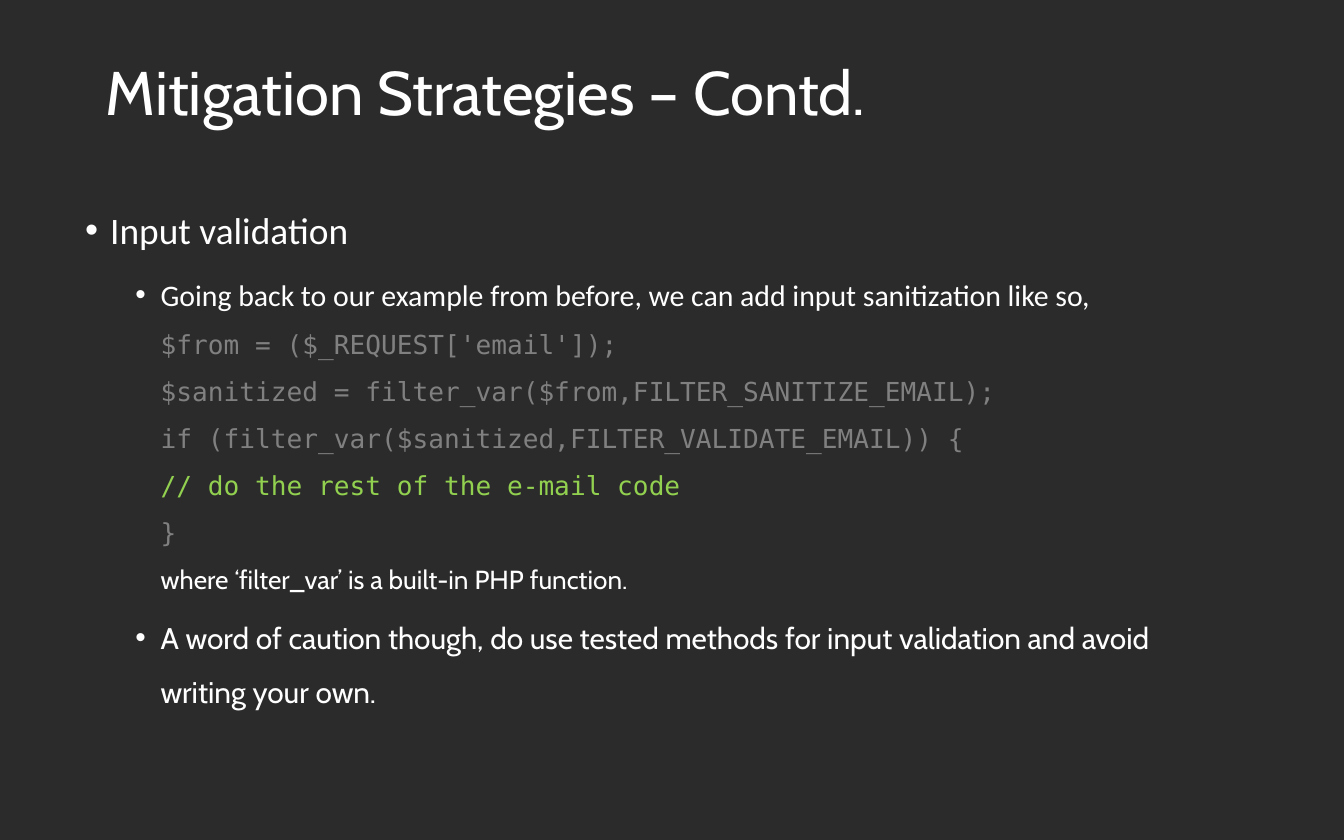
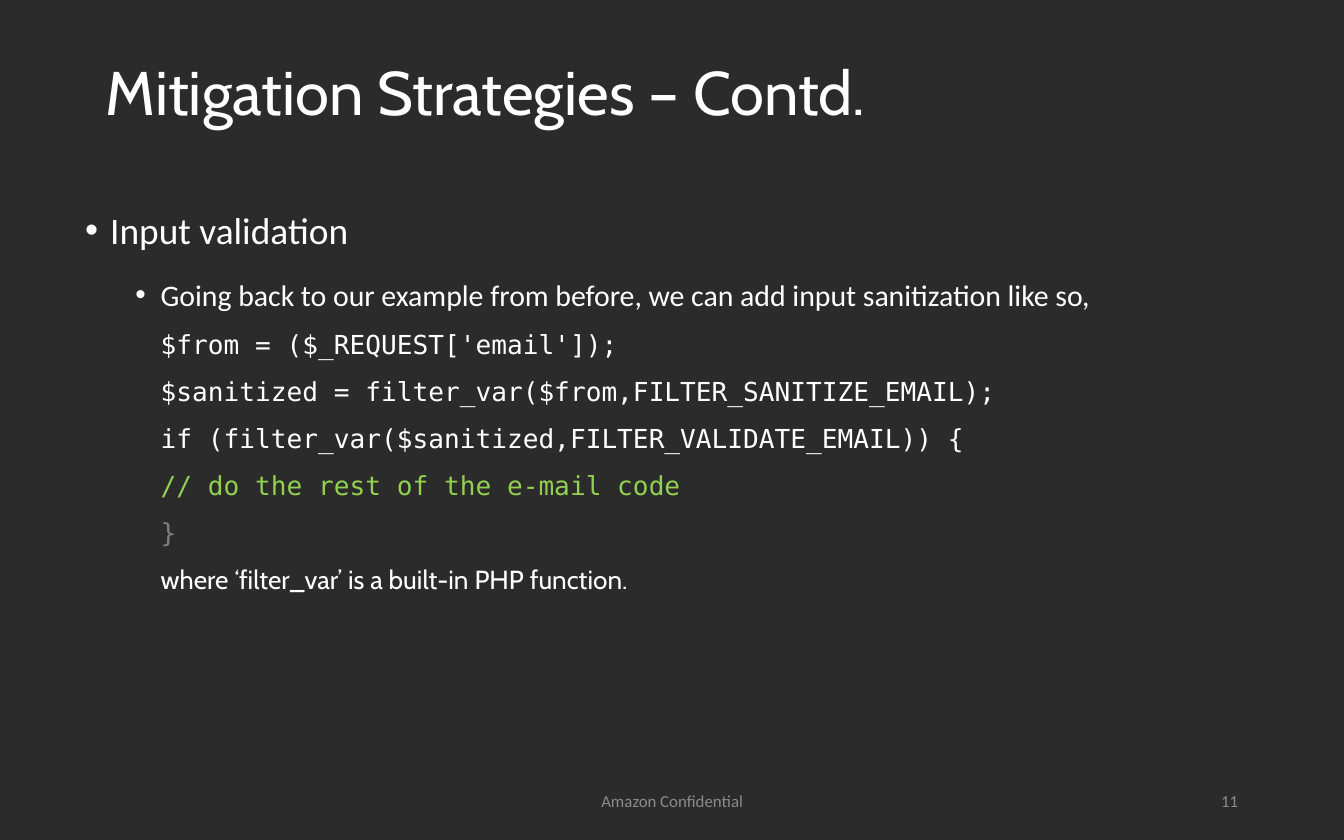
Before and after one commit to TDA/Zoncon, a slide deck: slide 11 of Zoncon-2017-Sai-Pc-ZCSlides.pptx (slide 17 before the commit). Drawn at 1344x840 pixels with LibreOffice and Linux fonts; fonts in the diff are those of the drawing; background and template pictures are left out; a plain dark background stands for a picture behind light text. Boxes give left, top, right and bottom in pixels: in the first picture for what was removed or moved away, otherwise in the second. Text is boxed around its words. In the diff, an @@ line names an element or a change of style, - is before the commit and + after.

```diff
--- a/Zoncon-2017-Sai-Pc-ZCSlides.pptx
+++ b/Zoncon-2017-Sai-Pc-ZCSlides.pptx
@@ text at <box>161,285,1089,592</box>: text colour #808080 to #FFFFFF in "$from = ($_REQUEST['email']); $sanitized = filter_var($from, ..." @@
@@ text at <box>161,626,1149,656</box>: paragraph removed @@
-  • A word of caution though, do use tested methods for input validation and avoid writing your own.
@@ text added at <box>601,795,743,807</box>, 9 pt, text #8C8C8C @@
+Amazon Confidential
@@ page number added at <box>1221,796,1238,807</box>, 9 pt, text #8C8C8C @@
+11
```
Also in this commit, not shown: 11 other slides changed, 2 slides added, 9 slides removed.
